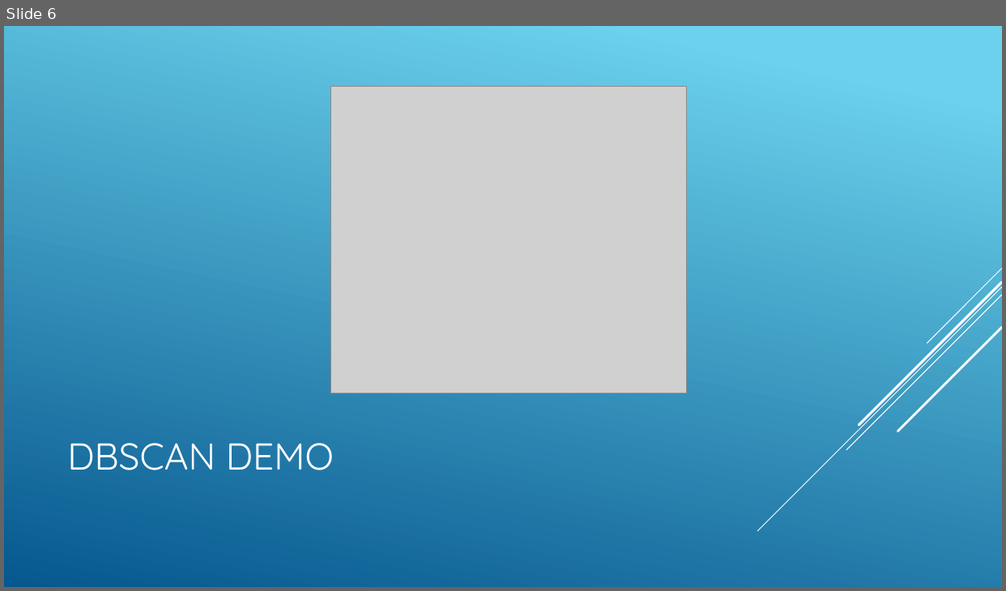
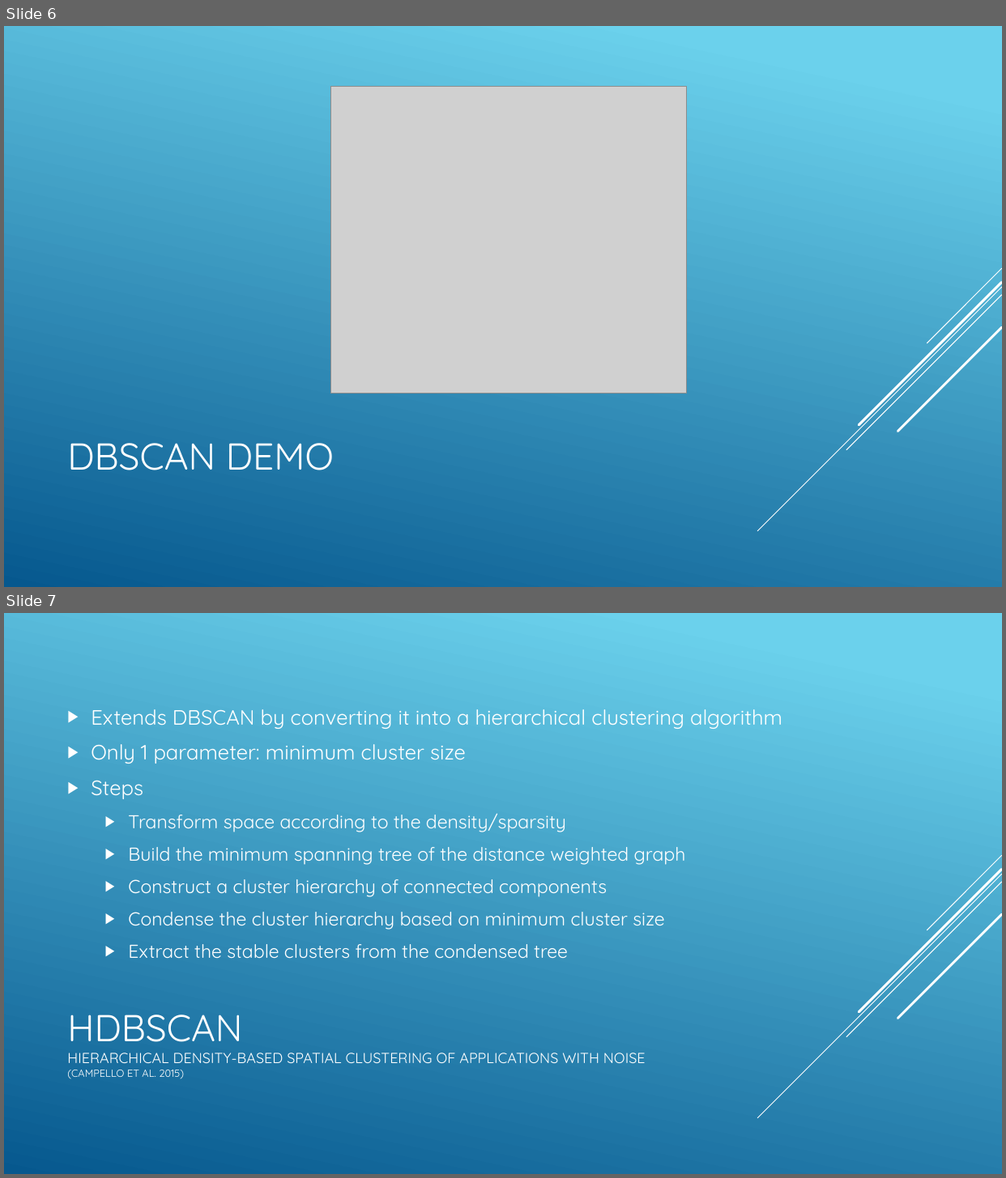
Before and after one commit to Vardominator/SorinLab, a slide deck: Talks/6_28_17/DensityBasedClustering.pptx. Shown one above the other, each under a label of ours: slide 6 before the commit, slides 6 and 7 after it. The pictures are 1006x591 and 1006x1178 pixels, drawn with LibreOffice and Linux fonts; fonts in the diff are those of the drawing; grey boxes stand for pictures. Boxes give left, top, right and bottom in pixels: in the first picture for what was removed or moved away, otherwise in the second. Text is boxed around its words. In the diff, an @@ line names an element or a change of style, - is before the commit and + after.

```diff
--- a/Talks/6_28_17/DensityBasedClustering.pptx
+++ b/Talks/6_28_17/DensityBasedClustering.pptx
@@ slide 7 added at [4, 613, 1002, 1174], background gradient #6ED2EB to #06588E; not listed: 5 template elements that a slide beside it also shows @@
@@ text added at [91, 709, 782, 959], 18 pt, text #FFFFFF @@
+▶ Extends DBSCAN by converting it into a hierarchical clustering algorithm
+▶ Only 1 parameter: minimum cluster size
+▶ Steps
+  ▶ Transform space according to the density/sparsity
+  ▶ Build the minimum spanning tree of the distance weighted graph
+  ▶ Construct a cluster hierarchy of connected components
+  ▶ Condense the cluster hierarchy based on minimum cluster size
+  ▶ Extract the stable clusters from the condensed tree
@@ title added at [67, 1015, 646, 1080], 14 pt, text #FFFFFF @@
+HDBSCAN
+HIERARCHICAL DENSITY-BASED SPATIAL CLUSTERING OF APPLICATIONS WITH NOISE
+(CAMPELLO ET AL. 2015)
```
Also in this commit, not shown: 5 other slides added, 2 other files.
